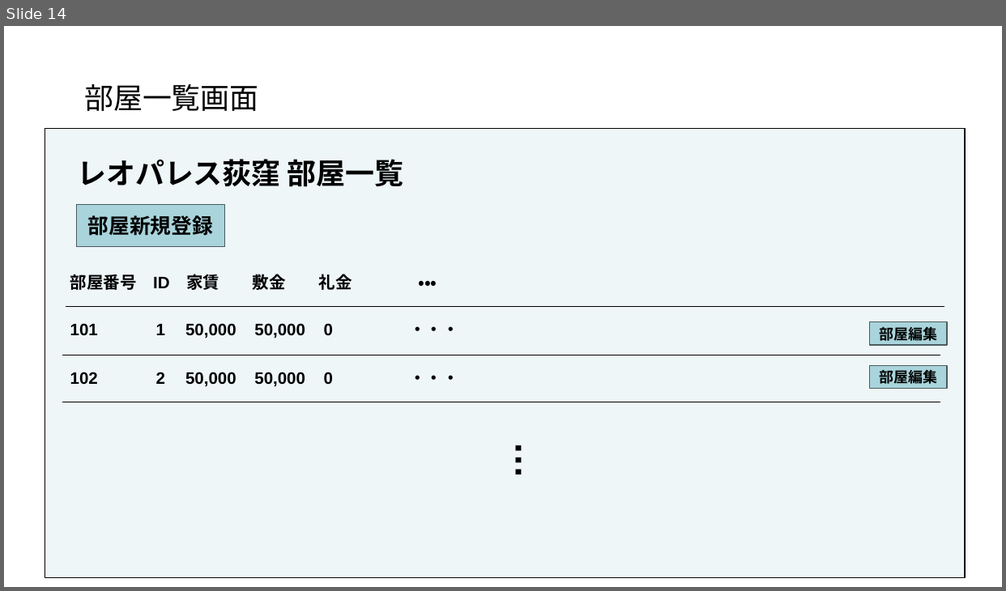
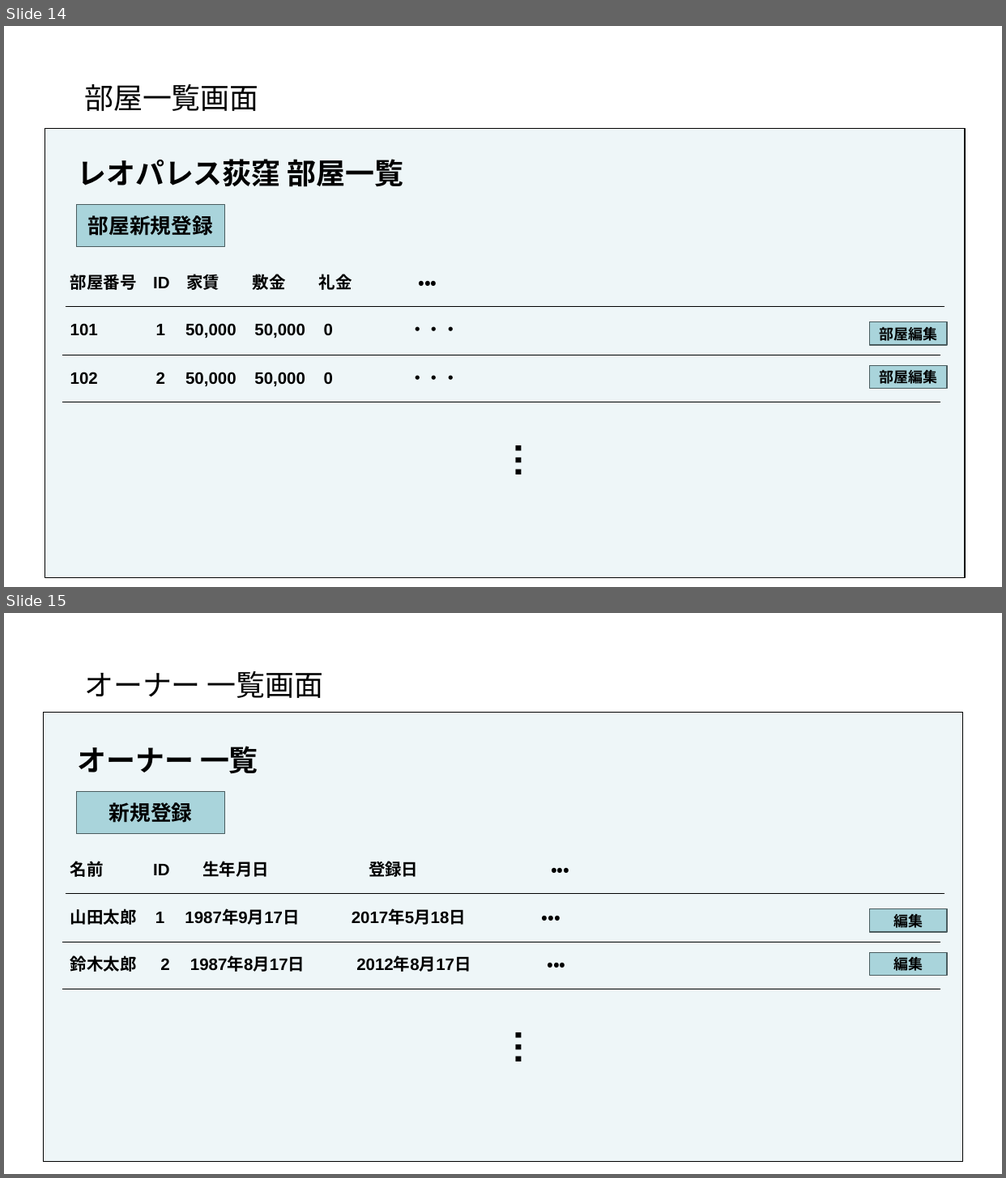
Before and after one commit to akikun918/apart, a slide deck: 要件定義書.pptx. Shown one above the other, each under a label of ours: slide 14 before the commit, slides 14 and 15 after it. The pictures are 1006x591 and 1006x1178 pixels, drawn with LibreOffice and Linux fonts; fonts in the diff are those of the drawing. Boxes give left, top, right and bottom in pixels: in the first picture for what was removed or moved away, otherwise in the second. Text is boxed around its words. In the diff, an @@ line names an element or a change of style, - is before the commit and + after.

```diff
--- a/要件定義書.pptx
+++ b/要件定義書.pptx
@@ slide 15 added at (4,613,1002,1174), background #FFFFFF @@
@@ text added at (84,671,324,698), 28 pt, text #000000 @@
+オーナー 一覧画面
@@ rectangle added at (43,713,963,1162), fill #EEF6F8, outline #000000 1 pt @@
@@ text added at (77,746,258,774), 28 pt, text #000000, bold @@
+オーナー 一覧
@@ rectangle added at (77,791,181,834), fill #A9D4DB, outline #4A5C5F 1 pt, 20 pt, text #000000, bold @@
+新規登録
@@ rectangle added at (77,791,226,834), fill #A9D4DB, outline #4A5C5F 1 pt, 20 pt, text #000000, bold @@
+新規登録
@@ text added at (70,861,569,877), 16 pt, text #000000, bold @@
+名前 ID 生年月日 登録日 ・・・
@@ line added from (66, 894) to (944, 894), #000000 0 pt @@
@@ text added at (70,909,560,925), 16 pt, text #000000, bold @@
+山田太郎 1 1987年9月17日 2017年5月18日 ・・・
@@ rectangle added at (870,909,948,933), fill #A9D4DB, outline #4A5C5F 1 pt, 14 pt, text #000000, bold @@
+編集
@@ line added from (63, 942) to (940, 943), #000000 0 pt @@
@@ text added at (70,956,565,972), 16 pt, text #000000, bold @@
+鈴木太郎 2 1987年8月17日 2012年8月17日 ・・・
@@ rectangle added at (870,953,948,976), fill #A9D4DB, outline #4A5C5F 1 pt, 14 pt, text #000000, bold @@
+編集
@@ line added from (63, 990) to (940, 990), #000000 0 pt @@
@@ text added at (496,1022,557,1071), 36 pt, text #000000, bold @@
+…
```
Also in this commit, not shown: 2 slides changed.
